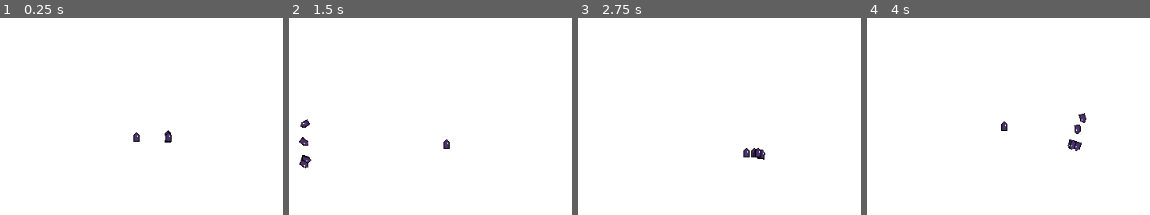
Above: before the commit, frames 1-4 (left to right).
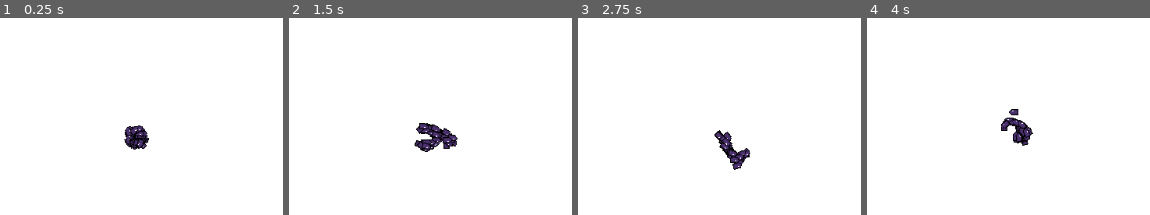
Above: after the commit, the same moments.

Repository: ajsosa/ldjam45
Game: Godot game, scene res://scenes/Objects/TestLevel.tscn
Two runs of this game, one before a commit and one after it. Both use one fixed random seed, a clock stepped at 60 frames per second and the inputs below.
Inputs:
- Up to frame 1 (0.25 s): no input
- Up to frame 2 (1.5 s): hold Right (right) 0.53-1.28 s; hold Down (down) from 1.28 s (still down)
- Up to frame 3 (2.75 s): release Down (down) at 2.03 s; hold Right (right) from 2.03 s (still down)
- Up to frame 4 (4 s): release Right (right) at 2.78 s; hold Up (up) 2.78-3.53 s; hold Left (left) from 3.53 s (still down)

The runs differ from the first frame. In frame 1, 1.0% of the frame differs, in the area x 43-61%, y 54-68%; in frame 2, 1.8%, in the area x 3-60%, y 51-77%; in frame 3, 1.3%; in frame 4, 1.4%.

Commit message:
Better following

Diff:
--- a/project.godot
+++ b/project.godot
@@ -22,10 +22,6 @@
 [debug]
 
 settings/fps/force_fps=60
-
-[display]
-
-window/size/resizable=false
 
 [input]
 
--- a/scenes/Objects/TestLevel.tscn
+++ b/scenes/Objects/TestLevel.tscn
@@ -7,7 +7,7 @@
 
 [node name="Swarm" parent="." instance=ExtResource( 1 )]
 position = Vector2( 496, 304 )
-swarmCount = 5
+swarmCount = 50
 
 [node name="Camera2D" type="Camera2D" parent="."]
 position = Vector2( 512, 304 )
--- a/scripts/ant.gd
+++ b/scripts/ant.gd
@@ -2,30 +2,34 @@
 
 var swarm
 
-var speed = 200
-var rotSpeed = 50
+var speed = 1.5
+var rotSpeed = 0.07
 
-var velo = Vector2.ZERO
-var accel = Vector2.ZERO
+var rot = 0
 
 func _ready():
-	rotation += rand_range(-0.09, 0.09)
-	velo = transform.x * speed
+	speed = rand_range(0.5, 1)
+	rotSpeed = rand_range(0.04, 0.07)
 
+	rot = rand_range(0, PI * 2)
 	swarm = get_parent().get_parent()
-	pass
 
 func _process(delta):
-	accel += seek()
-	velo += accel * delta
-	velo = velo.clamped(speed)
-	rotation = velo.angle()
-	position += velo * delta
+	var desiredA = -atan2(swarm.getTarget().y - position.y, swarm.getTarget().x - position.x)
+	var theta = desiredA - rot
 
-func seek():
-	var steer = Vector2.ZERO
-	if swarm:
-		var desired = (swarm.getTarget() - position).normalized() * speed
-		steer = (desired - velo).normalized() * rotSpeed
+	if theta > PI:
+		rot += 2 * PI
+	elif theta < -PI:
+		rot -= 2 * PI
 
-	return steer
+	var turnVelo = (desiredA - rot) * rotSpeed
+	rot += turnVelo
+
+	var c = cos(rot)
+	var s = sin(rot)
+
+	position.x += c * speed
+	position.y -= s * speed
+
+	rotation = -rot + PI/2
